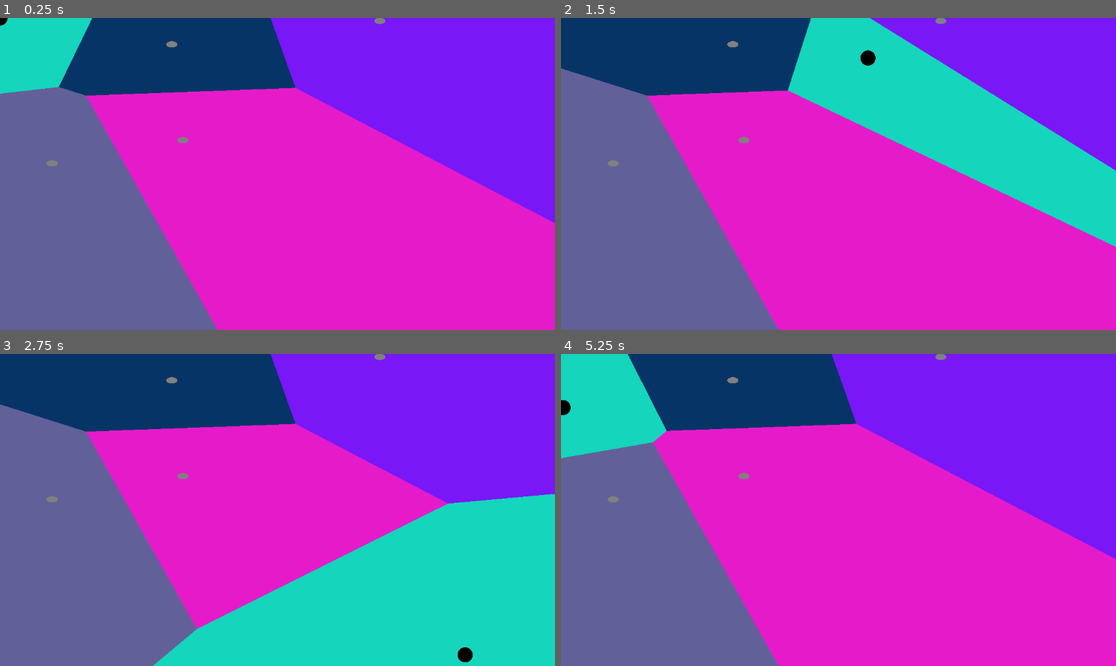
Above: before the commit, frames 1-4 (two rows, left to right).
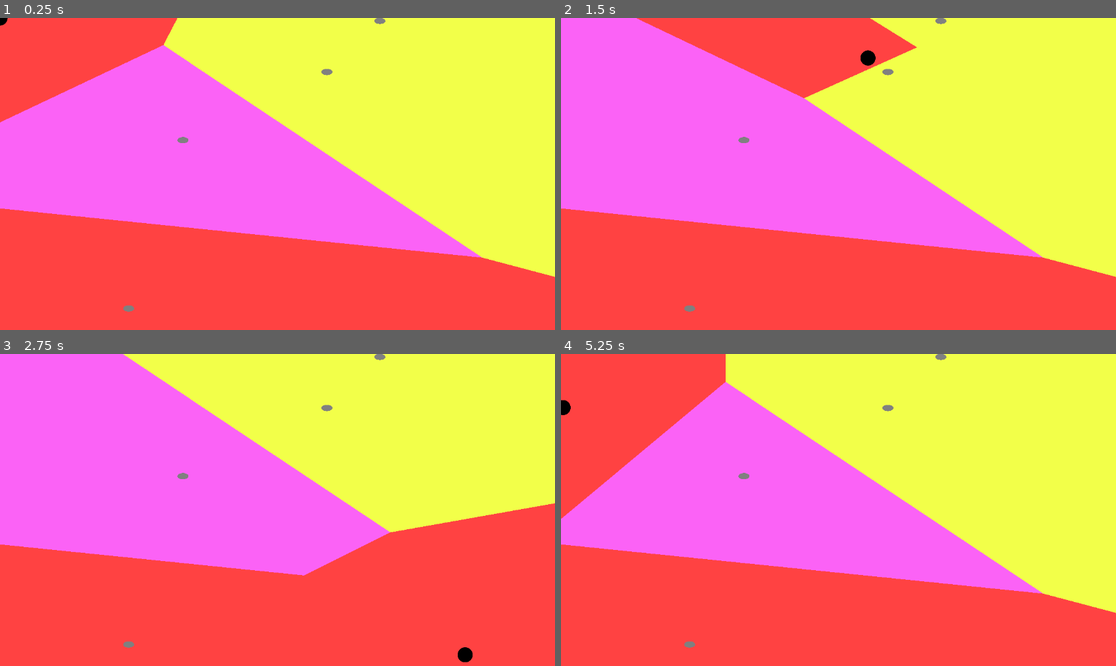
Above: after the commit, the same moments.

Repository: ProgrammingParadox/voronoi-game
Game: Godot game, scene res://node_2d.tscn
Same seed, same stepped clock (60 frames per second), same inputs: the game is played once before the commit and once after it.
Inputs:
- Up to frame 1 (0.25 s): no input
- Up to frame 2 (1.5 s): tap Enter at 0.5 s; hold Right (ui_right) 0.53-1.28 s; hold Down (ui_down) from 1.28 s (still down)
- Up to frame 3 (2.75 s): release Down (ui_down) at 2.03 s; hold Right (ui_right) from 2.03 s (still down)
- Up to frame 4 (5.25 s): release Right (ui_right) at 2.78 s; hold Up (ui_up) 2.78-3.53 s; hold Left (ui_left) 3.53-5.03 s; hold Down (ui_down) from 5.03 s (still down)

The runs differ from the first frame. In frame 1, 100% of the frame differs, in the area x 0-100%, y 0-100%; in frame 2, 100%; in frame 3, 100%; in frame 4, 100%.

Commit message:
color palette

Diff:
--- a/node_2d.tscn
+++ b/node_2d.tscn
@@ -49,3 +49,4 @@
 region_rect = Rect2(0, 0, 100, 100)
 script = ExtResource("3_epypp")
 points = 5
+color_palette = Array[Color]([Color(0.701961, 1, 0.988235, 1), Color(0.392157, 0.364706, 0.843137, 1), Color(0.984314, 0.384314, 0.964706, 1), Color(1, 0.258824, 0.258824, 1), Color(0.94902, 1, 0.286275, 1)])
--- a/voronoi.gd
+++ b/voronoi.gd
@@ -1,7 +1,10 @@
 extends Sprite2D
 
 var screen_size;
+
 @export var points = 50;
+@export var color_palette: Array[Color] = [];
+
 var point_x = [];
 var point_y = [];
 var colors = [];
@@ -24,7 +27,9 @@
 
 		randomize()
 
-		var c = [randf(), randf(), randf(), 1.0]
+		#var c = [randf(), randf(), randf(), 1.0]
+
+		var c = color_palette[randi() % color_palette.size()]
 
 		colors.append(c[0])
 		colors.append(c[1])
@@ -41,41 +46,7 @@
 	material.set_shader_parameter("colors", colors)
 	material.set_shader_parameter("points", points)
 	#generate_voronoi_diagram(Vector2i(screen_size.x, screen_size.y), 100)
-#
-#func generate_voronoi_diagram(img_size: Vector2i, num_cells: int):
-	#var img = Image.create(img_size.x, img_size.y, false, Image.FORMAT_RGB8)
-#
-	#var points = []
-	#var colors = []
-#
-	#for i in range(num_cells):
-		#points.append(Vector2i(int(randf() * img.get_width()), int(randf() * img.get_height())))
-#
-		#randomize()
-		#var color_possibilities = [Color.BLUE, Color.RED, Color.GREEN, Color.PURPLE, Color.YELLOW, Color.ORANGE]
-		#colors.append(color_possibilities[randi() % color_possibilities.size()])
-#
-	#for y in range(img.get_height()):
-		#for x in range(img.get_width()):
-			#var dmin = float(img.get_size().length())
-			#var j = -1
-			#for i in range(num_cells):
-				#var d = (points[i] - Vector2i(x, y)).length()
-				#if d < dmin:
-					#dmin = d
-					#j = i
-			#img.set_pixel(x, y, colors[j])
-#
-	#var generated_texture = ImageTexture.create_from_image(img)
-#
-	#self.texture = generated_texture
 
-## Called when the node enters the scene tree for the first time.
-#func _ready() -> void:
-	#pass # Replace with function body.
-
-
-# Called every frame. 'delta' is the elapsed time since the previous frame.
 func _process(delta: float) -> void:
 	# generate_voronoi_diagram(Vector2i(screen_size.x, screen_size.y), 100)
 	var player_position = get_parent().get_node("Player").get_node("AnimatedSprite2D").position
